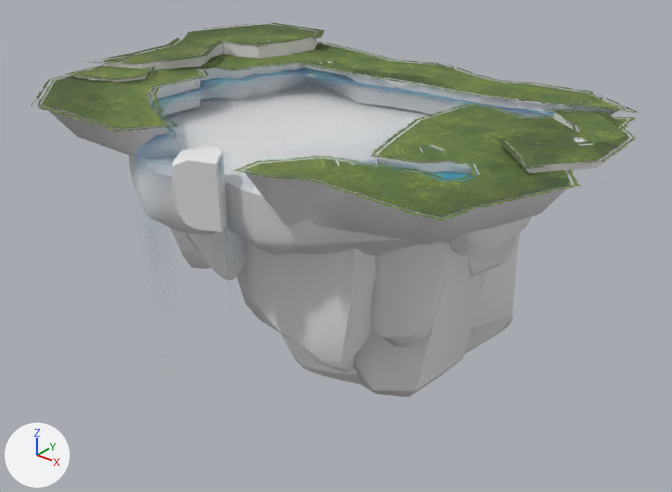
The glTF model Props/DefaultBattleIsland/textures/M_island.gltf as it was, and as the next commit left it.
Camera for both pictures: a 50 mm lens placed at (62.0, -99.0, 77.8), pointed at (-5.6, -14.5, 25.4). Every picture has the same lights, and +X, +Y and +Z are marked at lower left. The first picture is the older version. Where no turn or scale is listed for an object, it has been applied to the vertices. Vertices at exactly the same position are counted once.

The older version as bpy lines, for what is in view:
```python
me_props_arena_island = bpy.data.meshes.new('Props_Arena_Island')
me_props_arena_island.from_pydata(...)  # 1162 vertices, 2168 faces; spans x -38.5..28.8, y -40.1..9.7, z 0.0..47.0
me_props_arena_island.materials.append(mat_rocks)  # its picture is missing
me_props_grass = bpy.data.meshes.new('Props_Grass')
me_props_grass.from_pydata(...)  # 276 vertices, 422 faces; spans x -39.7..29.9, y -40.3..6.8, z 45.2..47.1
me_props_grass.materials.append(mat_grass)
me_props_lake = bpy.data.meshes.new('Props_Lake')
me_props_lake.from_pydata(...)  # 145 vertices, 229 faces; spans x -26.5..23.9, y -39.2..1.6, z 4.0..44.1
me_props_lake.materials.append(mat_lake)
ob_props_arena_island_001 = bpy.data.objects.new('Props_Arena_Island.001', me_props_arena_island)
ob_props_arena_island_001.location = (0.0, 0.0, 0.0)
ob_props_grass_001 = bpy.data.objects.new('Props_Grass.001', me_props_grass)
ob_props_grass_001.location = (0.0, 0.0, 0.0)
ob_props_lake_001 = bpy.data.objects.new('Props_Lake.001', me_props_lake)
ob_props_lake_001.location = (0.0, 0.0, 0.0)
```
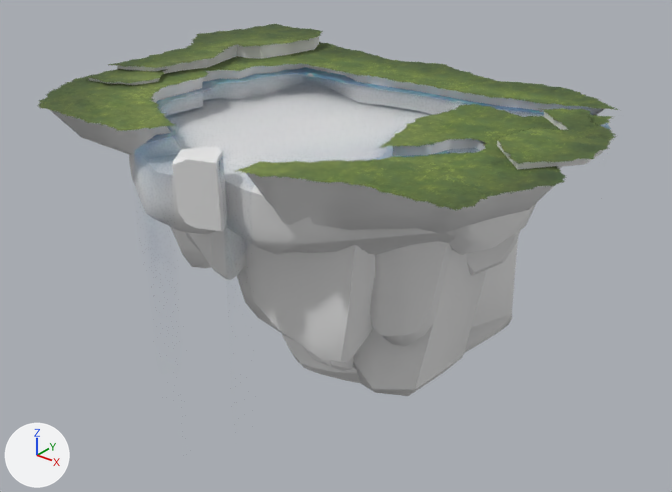
The edits, one by one:
me_props_grass is used by ob_props_grass_001; location (0.0, 0.0, 0.0).
me_props_grass had 276 vertices, 422 faces and spanned x -39.7..29.9, y -40.3..6.8, z 45.2..47.1.
me_props_grass now has 276 vertices, 422 faces and spans x -32.2..33.6, y -23.6..23.5, z -1.0..0.9.
me_props_grass part 3: 276 of 276 vertices moved; they spanned x -39.7..29.9, y -40.3..6.8, z 45.2..47.1 and now span x -32.2..33.6, y -23.6..23.5, z -1.0..0.9; mean shift (5.1, 17.4, -46.1).
me_props_grass part 4: 405 kept faces spanning x -32.2..33.6, y -23.6..23.5, z -1.0..0.9 get new texture (UV) coordinates.
me_props_arena_island is used by ob_props_arena_island_001; location (0.0, 0.0, 0.0).
me_props_arena_island had 1162 vertices, 2168 faces and spanned x -38.5..28.8, y -40.1..9.7, z 0.0..47.0.
me_props_arena_island now has 1162 vertices, 2167 faces and spans x -35.8..27.7, y -40.1..9.7, z 0.0..47.0.
me_props_arena_island part 1: 135 of 1162 vertices moved; they spanned x -38.5..-22.8, y -39.1..4.9, z 33.3..47.0 and now span x -35.8..-22.5, y -39.1..4.9, z 33.3..47.0; mean shift (1.6, 0.0, 0.0); largest move (-38.2, -7.5, 47.0) -> (-35.5, -7.5, 47.0).
me_props_arena_island part 2: 120 of 1162 vertices moved; they spanned x 2.5..28.8, y -36.8..5.7, z 38.2..45.9 and now span x 2.4..27.7, y -35.0..5.2, z 38.2..45.9; mean shift (-1.1, 1.4, 0.0); largest move (21.3, -25.5, 41.1) -> (17.9, -17.4, 41.1).
Object 'Props_Grass.001' (ob_props_grass_001) moves from (0.0, 0.0, 0.0) to (-4.8, -16.7, 46.1).
Object 'Props_Arena_Island.001' (ob_props_arena_island_001) moves from (0.0, 0.0, 0.0) to (-0.2, 0.2, 0.0).

Where the change shows, as pixel boxes [x1, y1, x2, y2] in the pictures (672 x 492 px; the box of a moved part takes in the faces that stretch with it):
'Props_Arena_Island.001', reshaped, moved
    before: [42, 32, 628, 397]
    after: [50, 36, 604, 396]
'Props_Grass.001', reshaped, moved (6% shorter)
    before: [31, 22, 638, 221]
    after: [37, 24, 621, 210]
part 1 of me_props_arena_island, moved or reshaped
    before: [42, 32, 317, 159]
    after: [50, 36, 319, 158]
part 2 of me_props_arena_island, moved or reshaped
    before: [305, 98, 628, 255]
    after: [305, 98, 604, 254]
part 3 of me_props_grass, moved or reshaped
    before: [295, 106, 559, 210]
    after: [296, 106, 549, 201]
part 4 of me_props_grass, surface changed
    before: [31, 22, 638, 221]
    after: [37, 24, 621, 210]
